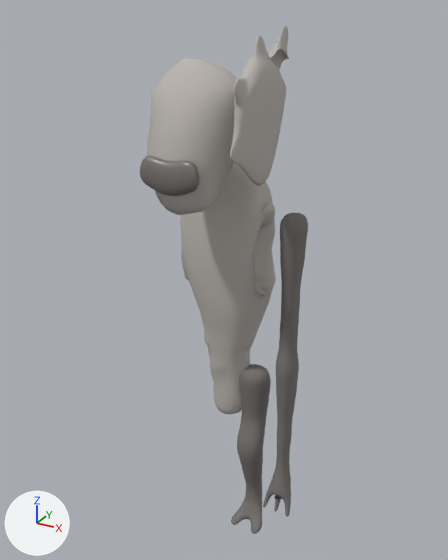
One commit to the FBX model assets/models/fbx/ElOyente.fbx: the scene before it, then after it.
Both versions are drawn from a 50 mm camera at (4.44, -8.2, 5.02) aimed at (0.13, -0.36, 1.1). Arrows for +X, +Y and +Z are at lower left; the lights stay in place. The first picture is the older version.

In view in the first picture: 'Arm', 'Ear', 'Head', 'Leg', 'Mouth', 'Torso'.
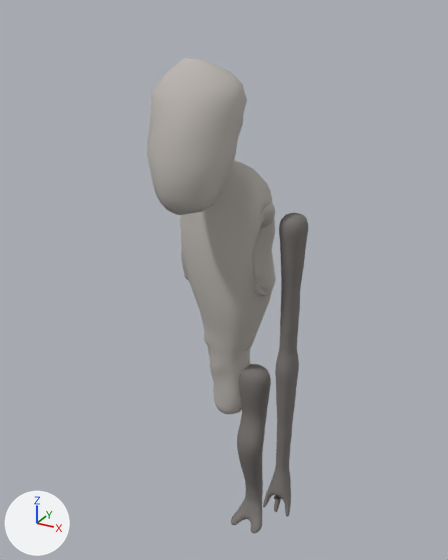
The edits, one by one:
Object 'Ear' (ob_ear) is deleted.
Object 'Mouth' (ob_mouth) is deleted.

Pixel boxes [x1, y1, x2, y2] of what changed, in the pictures (448 x 560 px):
'Ear', deleted
    before: [230, 26, 289, 186]
'Mouth', deleted
    before: [140, 156, 200, 196]
